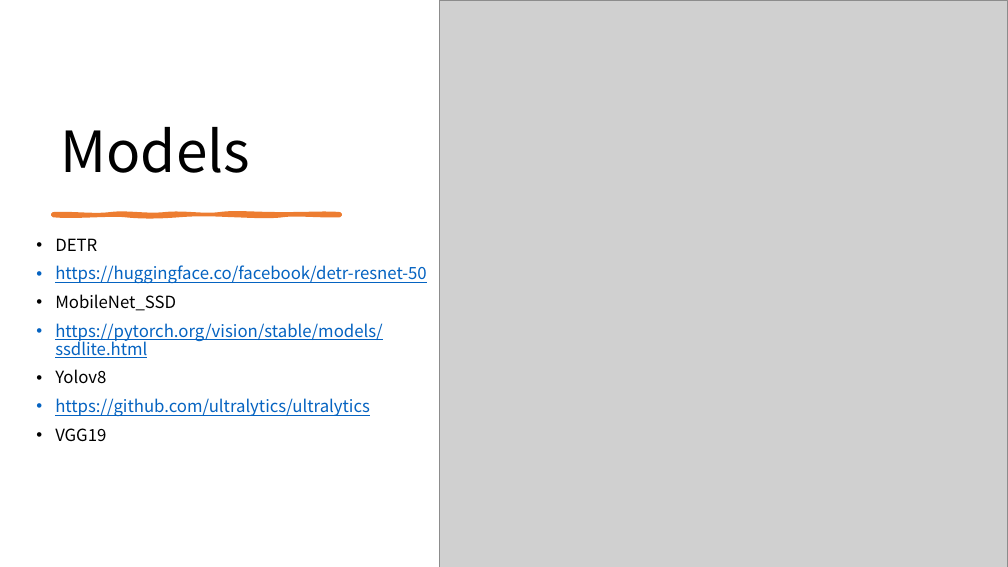
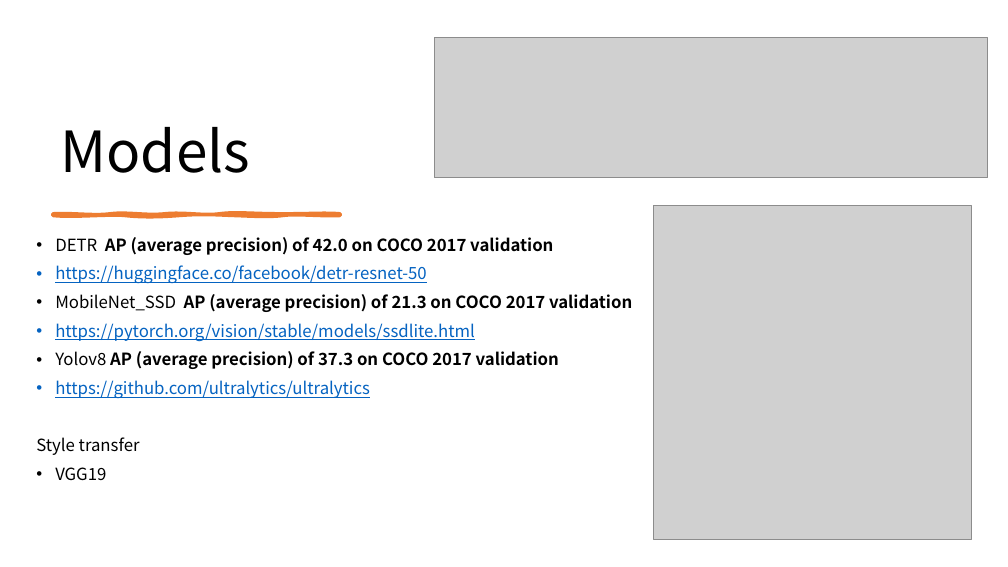
Before and after one commit to yanren1/DLFCCP_Task5, a slide deck: slide 3 of ties4911-task05-YanrenQu.pptx. Drawn at 1008x567 pixels with LibreOffice and Linux fonts; fonts in the diff are those of the drawing; grey boxes stand for pictures. Boxes give left, top, right and bottom in pixels: in the first picture for what was removed or moved away, otherwise in the second. Text is boxed around its words. In the diff, an @@ line names an element or a change of style, - is before the commit and + after.

```diff
--- a/ties4911-task05-YanrenQu.pptx
+++ b/ties4911-task05-YanrenQu.pptx
@@ picture removed at (x1=439, y1=0, x2=1008, y2=567) @@
@@ picture added at (x1=434, y1=38, x2=988, y2=178) @@
@@ picture added at (x1=653, y1=206, x2=971, y2=539) @@
@@ text at (x1=55, y1=237, x2=553, y2=255): text changed; bold on @@
-• DETR
+• DETR AP (average precision) of 42.0 on COCO 2017 validation
@@ text at (x1=55, y1=294, x2=632, y2=312): text changed; bold on @@
-• MobileNet_SSD
+• MobileNet_SSD AP (average precision) of 21.3 on COCO 2017 validation
@@ text at (x1=55, y1=351, x2=559, y2=369): text changed; bold on @@
-• Yolov8
+• Yolov8 AP (average precision) of 37.3 on COCO 2017 validation
@@ text at (x1=36, y1=437, x2=140, y2=455): paragraph added @@
+Style transfer
```
Also in this commit, not shown: 2 other slides changed, 2 slides added.
